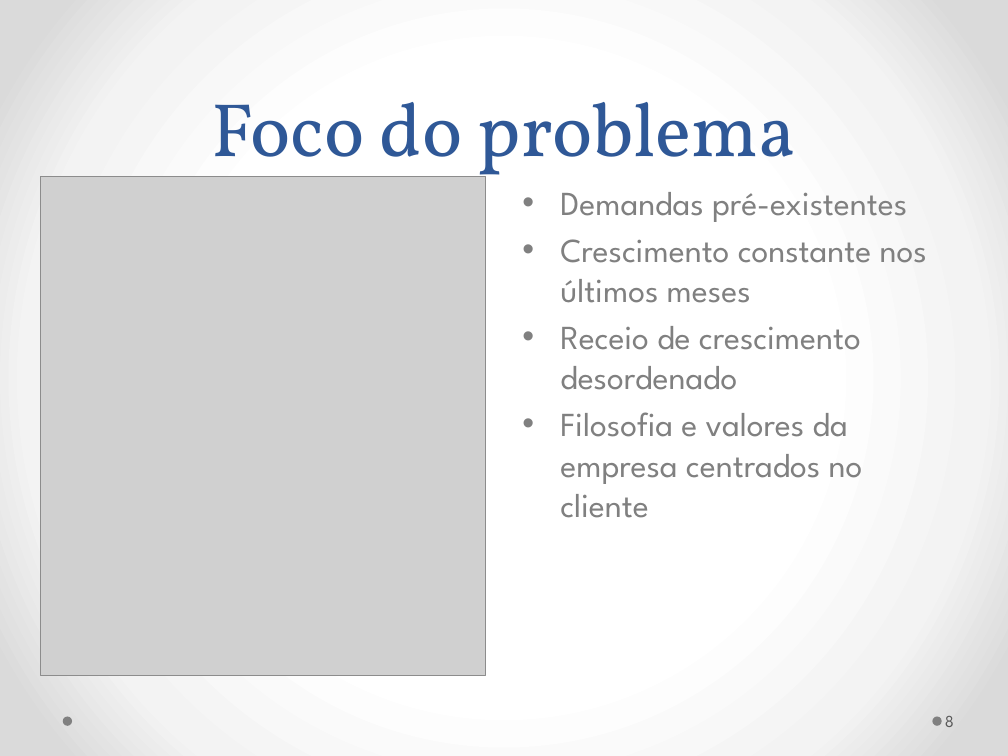
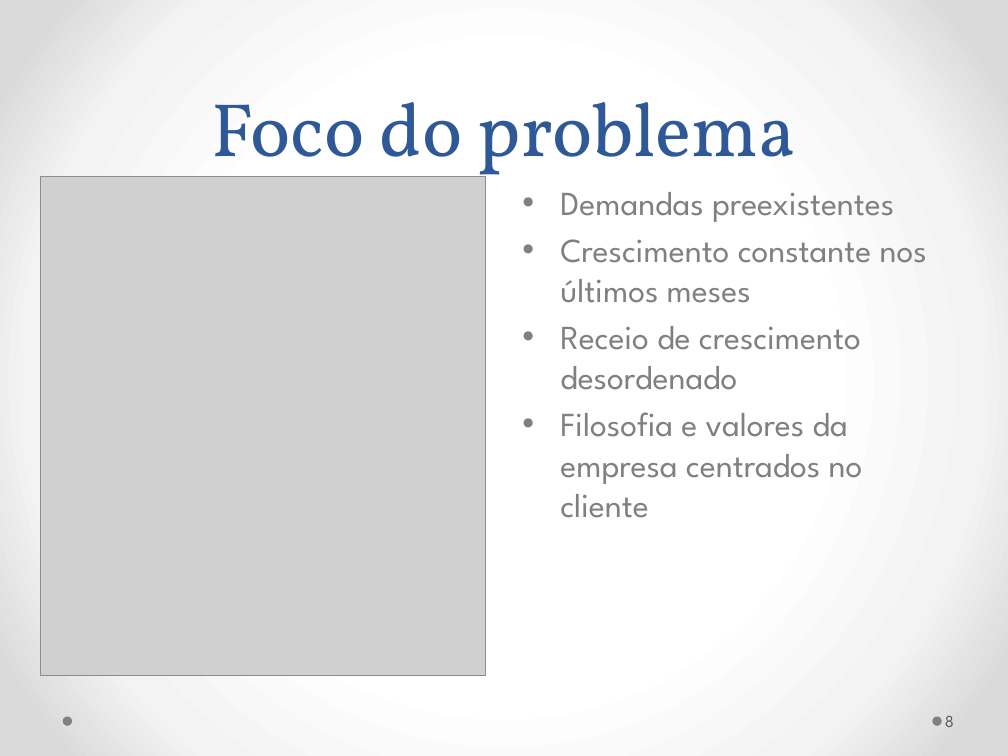
Before and after one commit to gmafonso/mestrado, a slide deck: slide 8 of Seminário/Seminário Dissertação Gladistone 2.pptx. Drawn at 1008x756 pixels with LibreOffice and Linux fonts; fonts in the diff are those of the drawing; grey boxes stand for pictures. Boxes give left, top, right and bottom in pixels: in the first picture for what was removed or moved away, otherwise in the second. Text is boxed around its words. In the diff, an @@ line names an element or a change of style, - is before the commit and + after.

```diff
--- a/Seminário/Seminário Dissertação Gladistone 2.pptx
+++ b/Seminário/Seminário Dissertação Gladistone 2.pptx
@@ text at (x1=560, y1=192, x2=894, y2=222): text changed @@
-• Demandas pré-existentes
+• Demandas preexistentes
```
Also in this commit, not shown: 7 other slides changed, 14 slides added, 1 slide removed, 7 other files.
